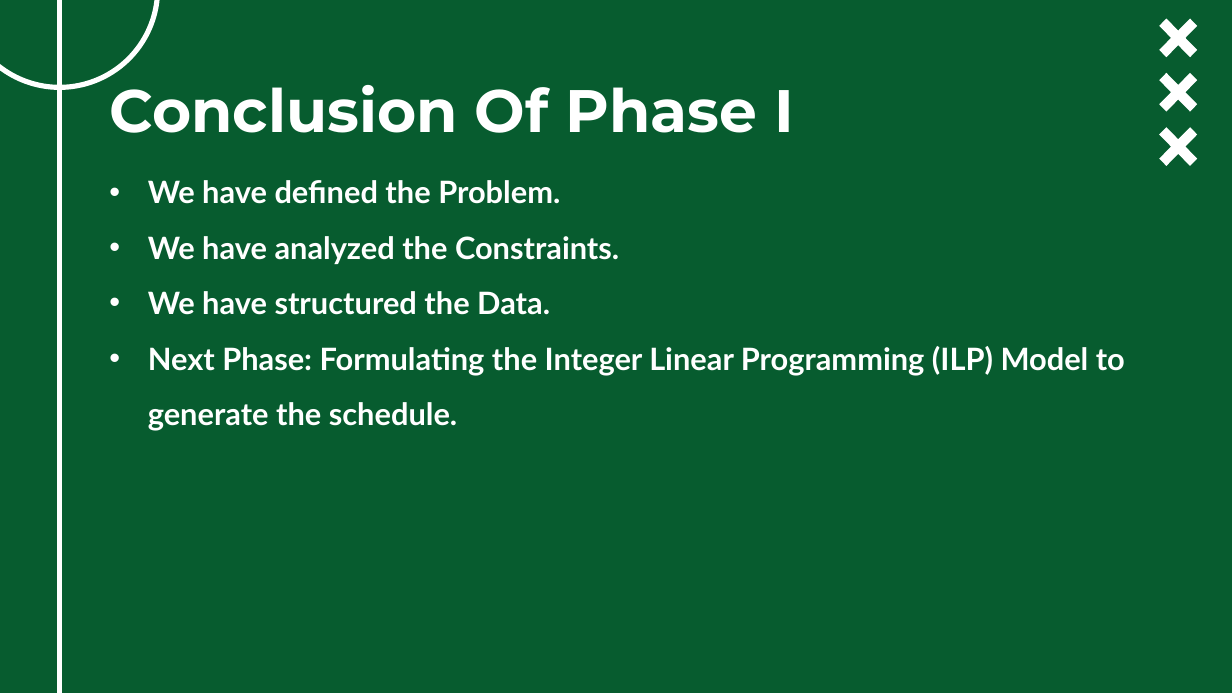
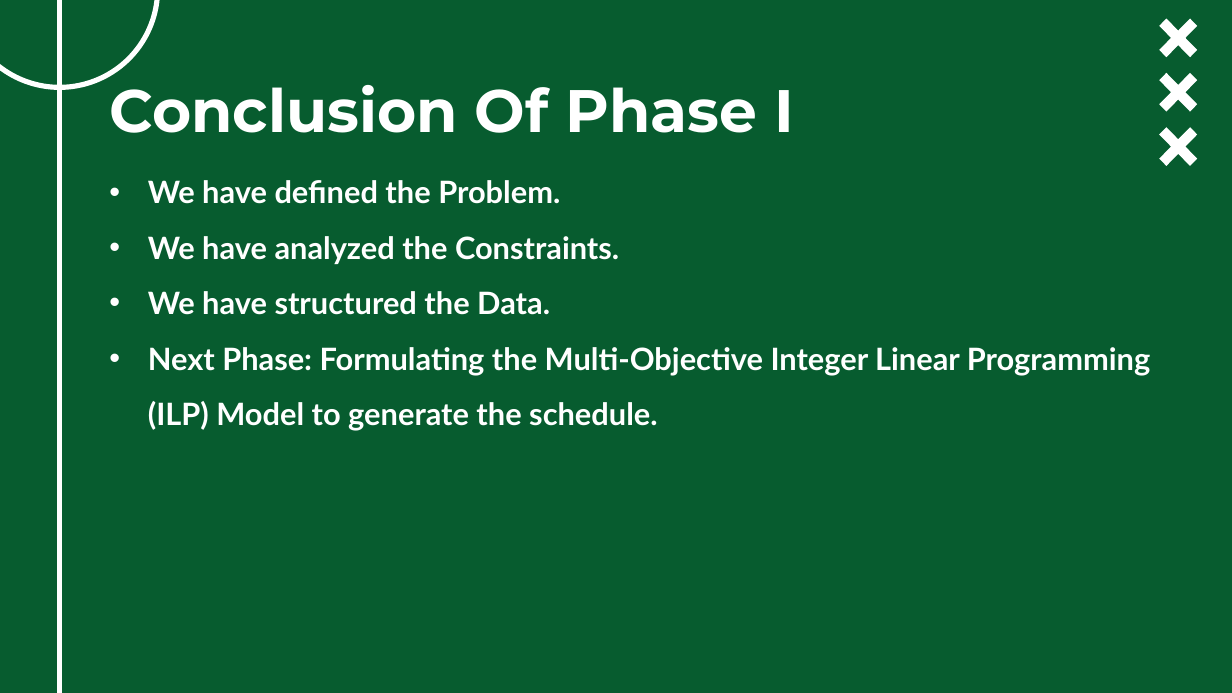
Before and after one commit to ghassanelgendy/egyptian-premier-league-schedule-optimizer, a slide deck: slide 19 of Documentations/presentation V1.pptx (slide 16 before the commit). Drawn at 1232x693 pixels with LibreOffice and Linux fonts; fonts in the diff are those of the drawing; background and template pictures are left out. Boxes give left, top, right and bottom in pixels: in the first picture for what was removed or moved away, otherwise in the second. Text is boxed around its words. In the diff, an @@ line names an element or a change of style, - is before the commit and + after.

```diff
--- a/Documentations/presentation V1.pptx
+++ b/Documentations/presentation V1.pptx
@@ subtitle at (148, 347, 1151, 431): text changed @@
-• Next Phase: Formulating the Integer Linear Programming (ILP) Model to generate the schedule.
+• Next Phase: Formulating the Multi-Objective Integer Linear Programming (ILP) Model to generate the schedule.
```
Also in this commit, not shown: 6 other slides changed, 3 slides added, 4 other files.
